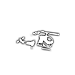
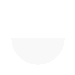
The second 75px x 75px image is a revision of the first. Changes to its layers:
hid group "Group 4" (4 layers) over [16, 29, 59, 51]
added layer "Layer 27" (3%) above "Layer 23" over [11, 38, 65, 65]
showed "Layer 23", painted on it over [11, 29, 65, 65]
